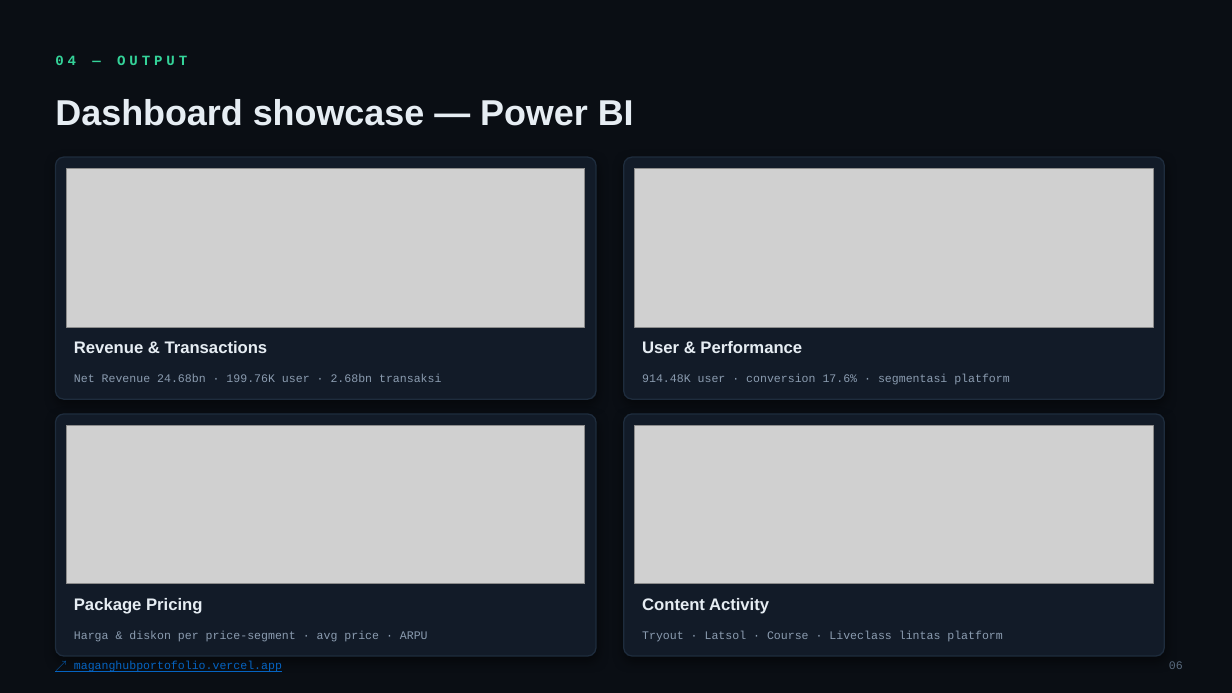
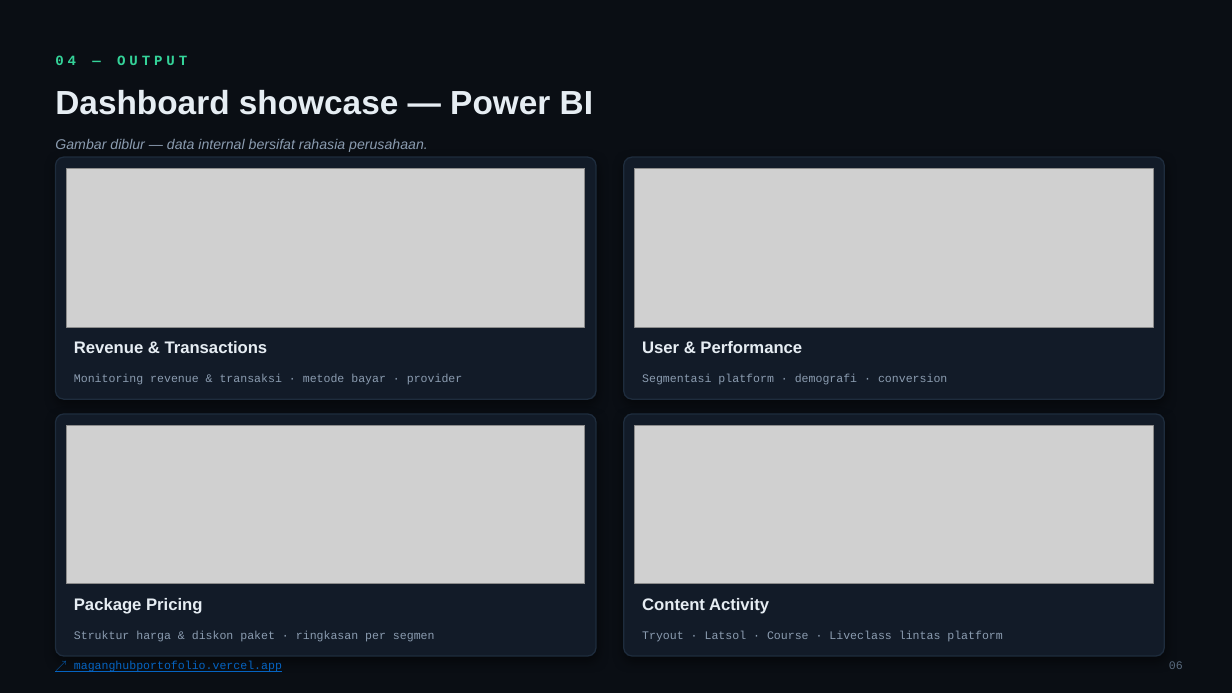
Before and after one commit to akbaralqahri/maganghubportofolio, a slide deck: slide 6 of Portofolio_Ali_Akbar_DataAnalyst.pptx. Drawn at 1232x693 pixels with LibreOffice and Linux fonts; fonts in the diff are those of the drawing; grey boxes stand for pictures. Boxes give left, top, right and bottom in pixels: in the first picture for what was removed or moved away, otherwise in the second. Text is boxed around its words. In the diff, an @@ line names an element or a change of style, - is before the commit and + after.

Commit message:
Blur confidential dashboards + generalize captions

```diff
--- a/Portofolio_Ali_Akbar_DataAnalyst.pptx
+++ b/Portofolio_Ali_Akbar_DataAnalyst.pptx
@@ text "Dashboard showcase — Power BI": place and size @@
-text "Dashboard showcase — Power BI" at (55,99,634,126)
+text "Dashboard showcase — Power BI" at (55,90,593,115)
@@ text "Dashboard showcase — Power BI" at (55,90,593,115): size 28 to 26 pt @@
@@ text added at (55,139,428,152), 11 pt, text #8B9CB0, italic @@
+Gambar diblur — data internal bersifat rahasia perusahaan.
@@ text at (74,374,463,385): text changed @@
-Net Revenue 24.68bn · 199.76K user · 2.68bn transaksi
+Monitoring revenue & transaksi · metode bayar · provider
@@ text at (642,374,947,385): text changed @@
-914.48K user · conversion 17.6% · segmentasi platform
+Segmentasi platform · demografi · conversion
@@ text at (74,631,435,642): text changed @@
-Harga & diskon per price-segment · avg price · ARPU
+Struktur harga & diskon paket · ringkasan per segmen
```
Also in this commit, not shown: 8 other files.
